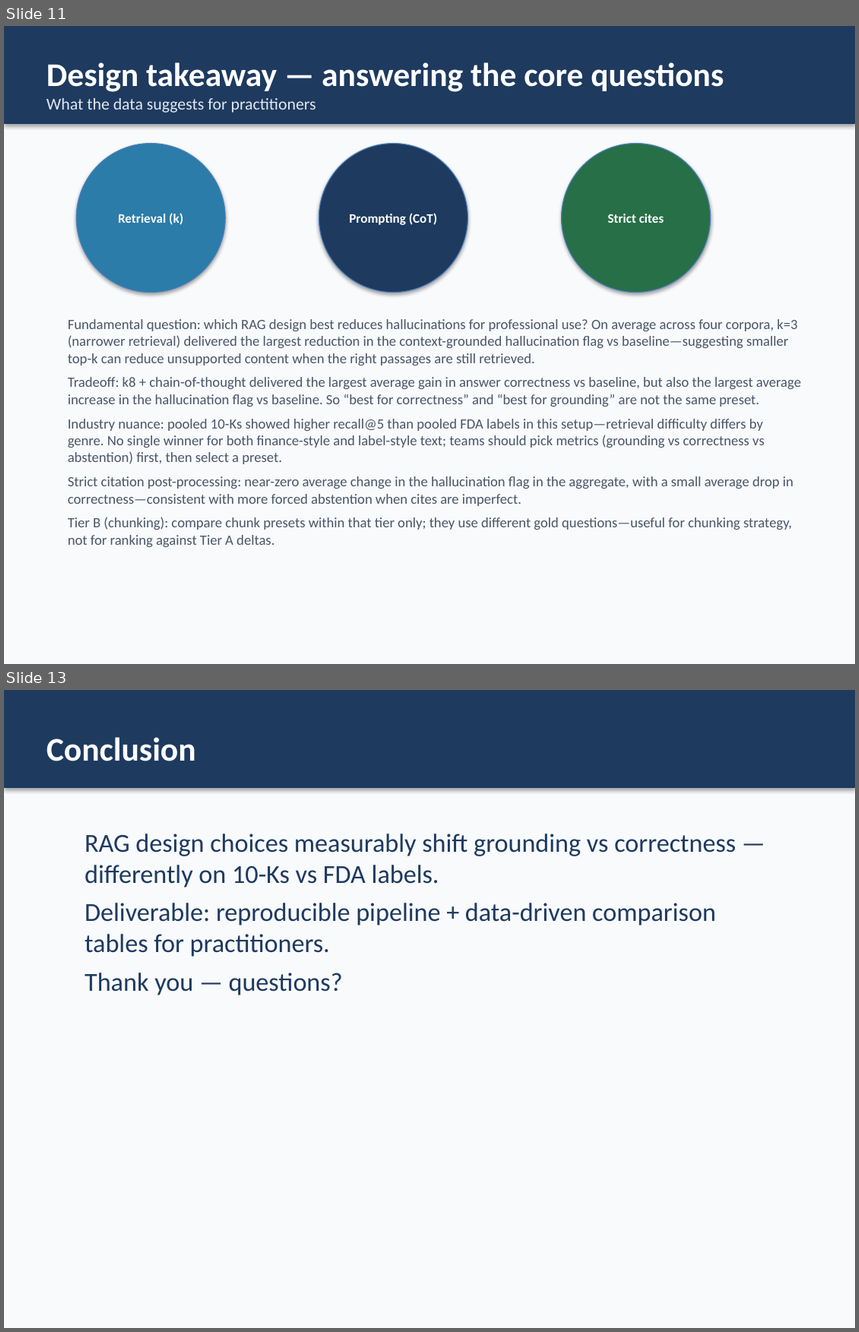
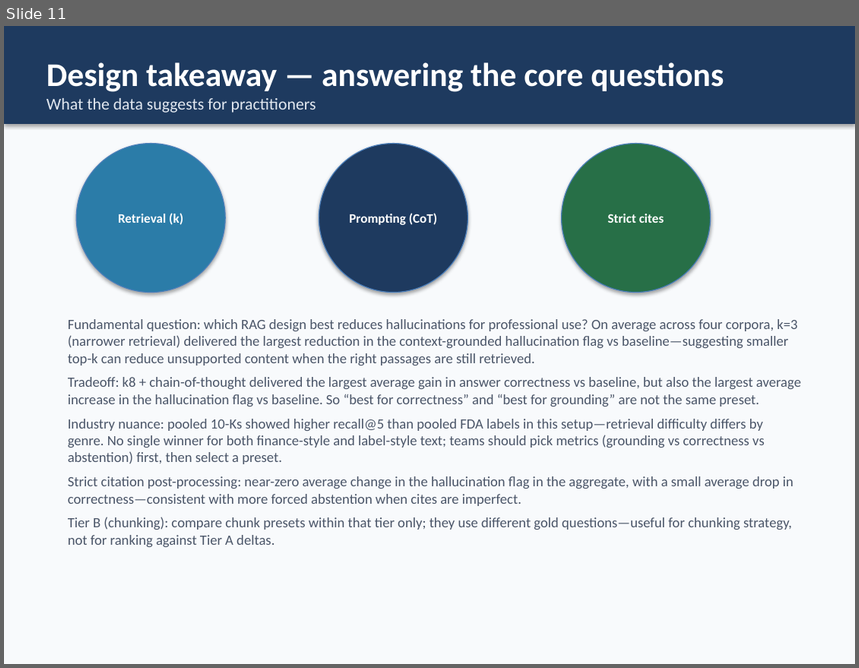
Before and after one commit to TrevorConnolly/FinanceQAHallucinations, a slide deck: outputs/presentation/RAG_Hallucination_Capstone.pptx. Shown one above the other, each under a label of ours: slides 11 and 13 before the commit, slide 11 after it; the slides between them are not shown. The pictures are 859x1332 and 859x668 pixels, drawn with LibreOffice and Linux fonts; fonts in the diff are those of the drawing. Boxes give left, top, right and bottom in pixels: in the first picture for what was removed or moved away, otherwise in the second. Text is boxed around its words. In the diff, an @@ line names an element or a change of style, - is before the commit and + after.

```diff
--- a/outputs/presentation/RAG_Hallucination_Capstone.pptx
+++ b/outputs/presentation/RAG_Hallucination_Capstone.pptx
@@ slide 13 removed at (x1=4, y1=690, x2=855, y2=1328), background #F8FAFC @@
@@ rectangle removed at (x1=4, y1=690, x2=855, y2=788) @@
-Conclusion
@@ text removed at (x1=85, y1=834, x2=736, y2=996) @@
-RAG design choices measurably shift grounding vs correctness — differently on 10-Ks vs FDA labels.
-Deliverable: reproducible pipeline + data-driven comparison tables for practitioners.
-Thank you — questions?
```
Also in this commit, not shown: 1 slide changed, 1 slide added, 1 other file.
